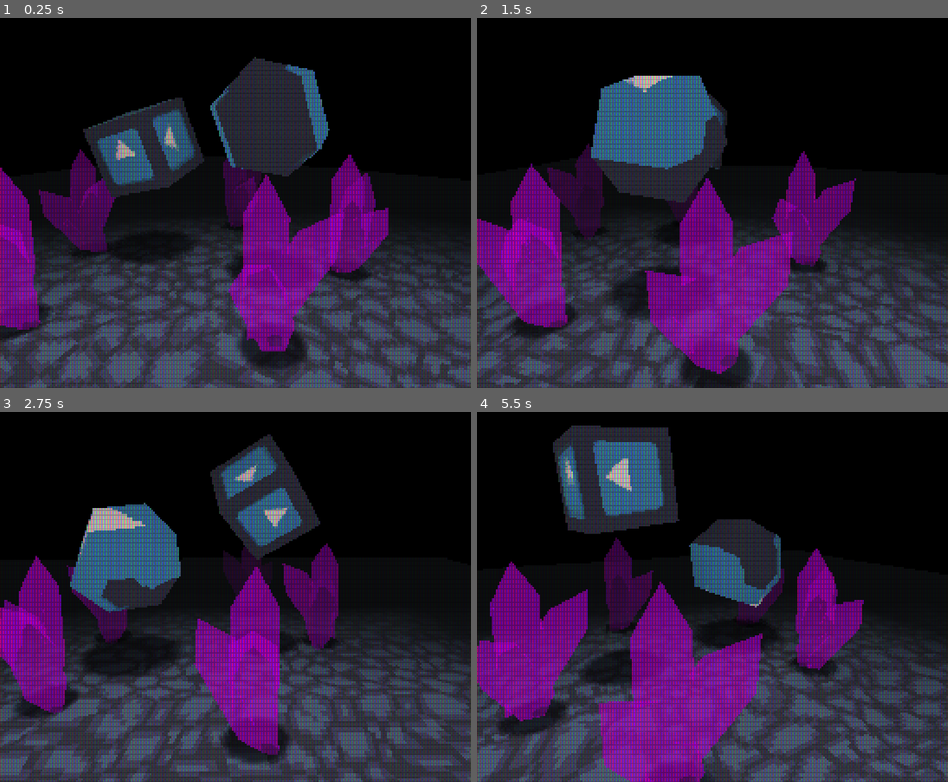
Above: before the commit, frames 1-4 (two rows, left to right).
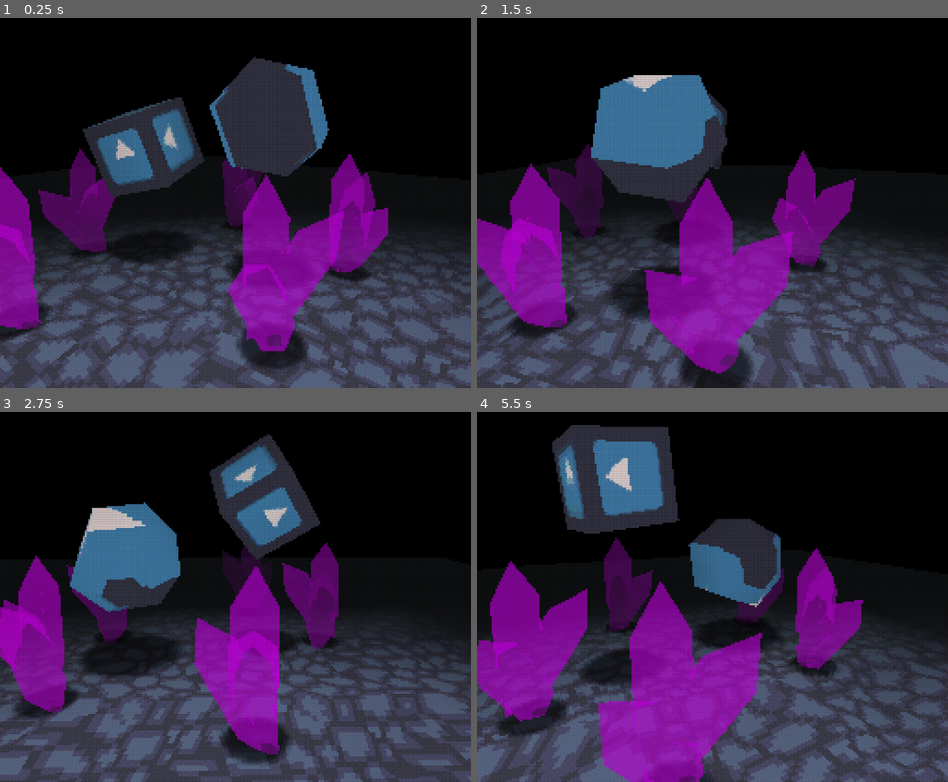
Above: after the commit, the same moments.

Repository: MenacingMecha/godot-psx-style-demo
Game: Godot game, scene res://post_process_viewport.tscn
The game is run twice, just before and just after one commit, with the same random seed, the same clock (stepped at 60 frames per second) and the same inputs. The engine's default icon, where the game draws it, is replaced by a stand-in: a white triangle on a blue panel in a dark square.
Inputs:
- Up to frame 1 (0.25 s): no input
- Up to frame 2 (1.5 s): no input
- Up to frame 3 (2.75 s): no input
- Up to frame 4 (5.5 s): no input

The runs differ from the first frame. In frame 1, 29% of the frame differs, in the area x 0-100%, y 10-100%; in frame 2, 32%; in frame 3, 30%; in frame 4, 34%, in the area x 0-100%, y 3-100%.

Commit message:
Doubled the resolution of LCD post-processing

Diff:
--- a/post_process_viewport.tscn
+++ b/post_process_viewport.tscn
@@ -5,7 +5,7 @@
 
 [sub_resource type="ShaderMaterial" id=1]
 shader = ExtResource( 1 )
-shader_param/opacity = 0.4
+shader_param/opacity = 0.25
 shader_param/scanline_gap = 5
 
 [node name="ViewportContainer" type="ViewportContainer"]
@@ -13,7 +13,7 @@
 anchor_right = 1.0
 anchor_bottom = 1.0
 stretch = true
-stretch_shrink = 2
+stretch_shrink = 4
 __meta__ = {
 "_edit_use_anchors_": false
 }
--- a/project.godot
+++ b/project.godot
@@ -21,8 +21,7 @@
 
 [display]
 
-window/size/width=512
-window/size/height=488
+window/size/height=976
 window/size/test_width=1024
 window/size/test_height=976
 window/stretch/mode="viewport"
